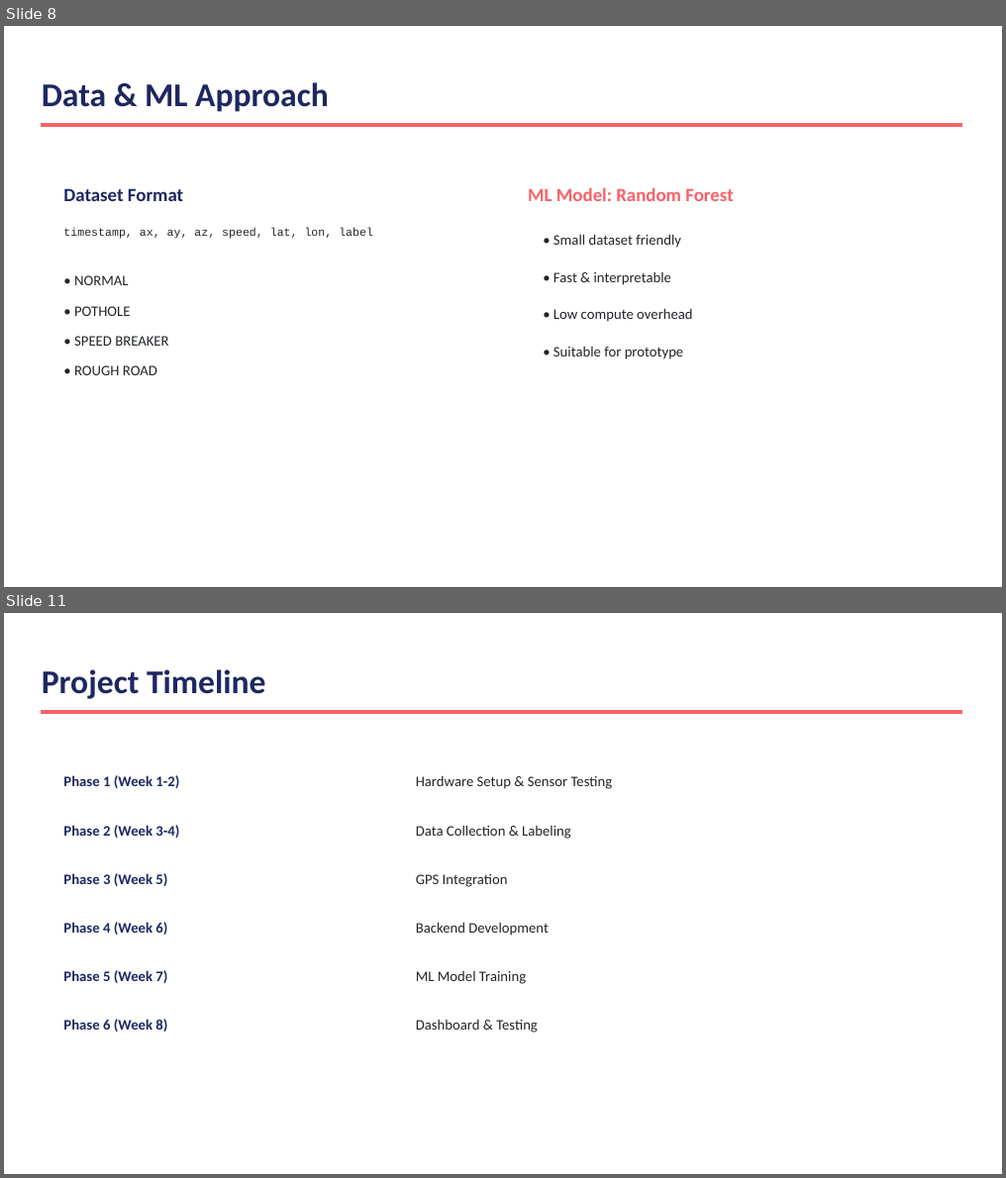
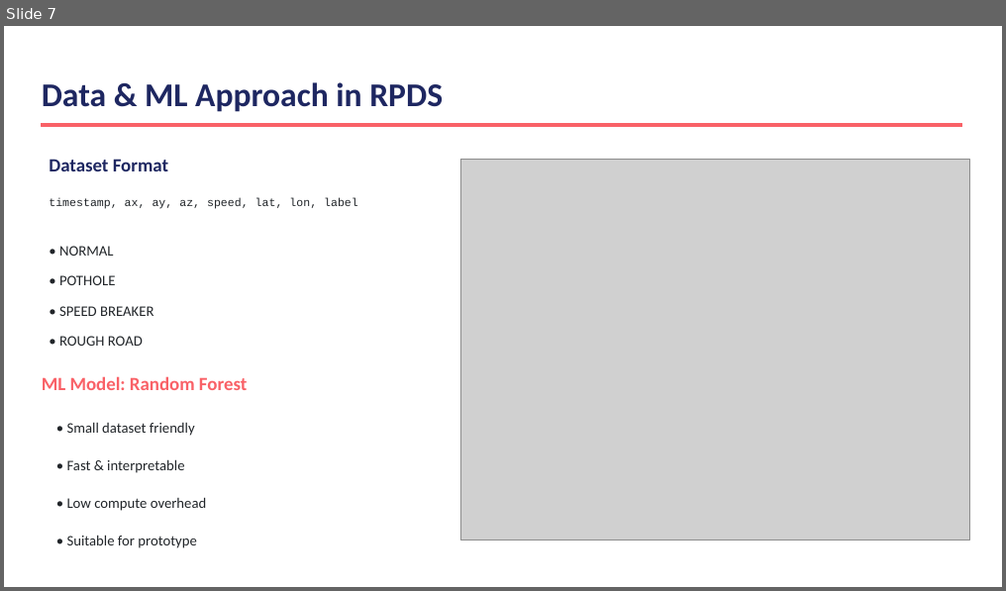
Before and after one commit to yahyazoom17/RPDS, a slide deck: pothole-review.pptx. Shown one above the other, each under a label of ours: slides 8 and 11 before the commit, slide 7 after it; the slides between them are not shown. The pictures are 1006x1178 and 1006x591 pixels, drawn with LibreOffice and Linux fonts; fonts in the diff are those of the drawing; grey boxes stand for pictures. Boxes give left, top, right and bottom in pixels: in the first picture for what was removed or moved away, otherwise in the second. Text is boxed around its words. In the diff, an @@ line names an element or a change of style, - is before the commit and + after.

Commit message:
chore: updated ppt and add project demo

```diff
--- a/pothole-review.pptx
+++ b/pothole-review.pptx
@@ slide 11 removed at box(4, 613, 1002, 1174), background #FFFFFF @@
@@ text removed at box(42, 669, 265, 699) @@
-Project Timeline
@@ rectangle removed at box(42, 710, 962, 714) @@
@@ text removed at box(63, 775, 179, 788) @@
-Phase 1 (Week 1-2)
@@ text removed at box(416, 775, 613, 789) @@
-Hardware Setup & Sensor Testing
@@ text removed at box(63, 825, 179, 838) @@
-Phase 2 (Week 3-4)
@@ text removed at box(416, 825, 571, 839) @@
-Data Collection & Labeling
@@ text removed at box(63, 873, 167, 886) @@
-Phase 3 (Week 5)
@@ text removed at box(416, 874, 508, 887) @@
-GPS Integration
@@ text removed at box(63, 922, 167, 935) @@
-Phase 4 (Week 6)
@@ text removed at box(416, 922, 548, 936) @@
-Backend Development
@@ text removed at box(63, 970, 167, 983) @@
-Phase 5 (Week 7)
@@ text removed at box(416, 971, 526, 984) @@
-ML Model Training
@@ text removed at box(63, 1019, 167, 1032) @@
-Phase 6 (Week 8)
@@ text removed at box(416, 1019, 538, 1033) @@
-Dashboard & Testing
@@ what was slide 8 is now slide 7 @@
@@ slide 7 changed as well @@
@@ text at box(42, 82, 443, 112): text changed @@
-Data & ML Approach
+Data & ML Approach in RPDS
@@ picture added at box(460, 159, 969, 541) @@
@@ 6 texts: place and size @@
-6 texts at box(63, 188, 373, 375)
+6 texts at box(49, 159, 358, 346)
@@ 5 texts: place and size @@
-5 texts at box(528, 187, 733, 360)
+5 texts at box(42, 376, 247, 549)
```
Also in this commit, not shown: 10 other slides changed, 1 other slide removed, 24 other files.
